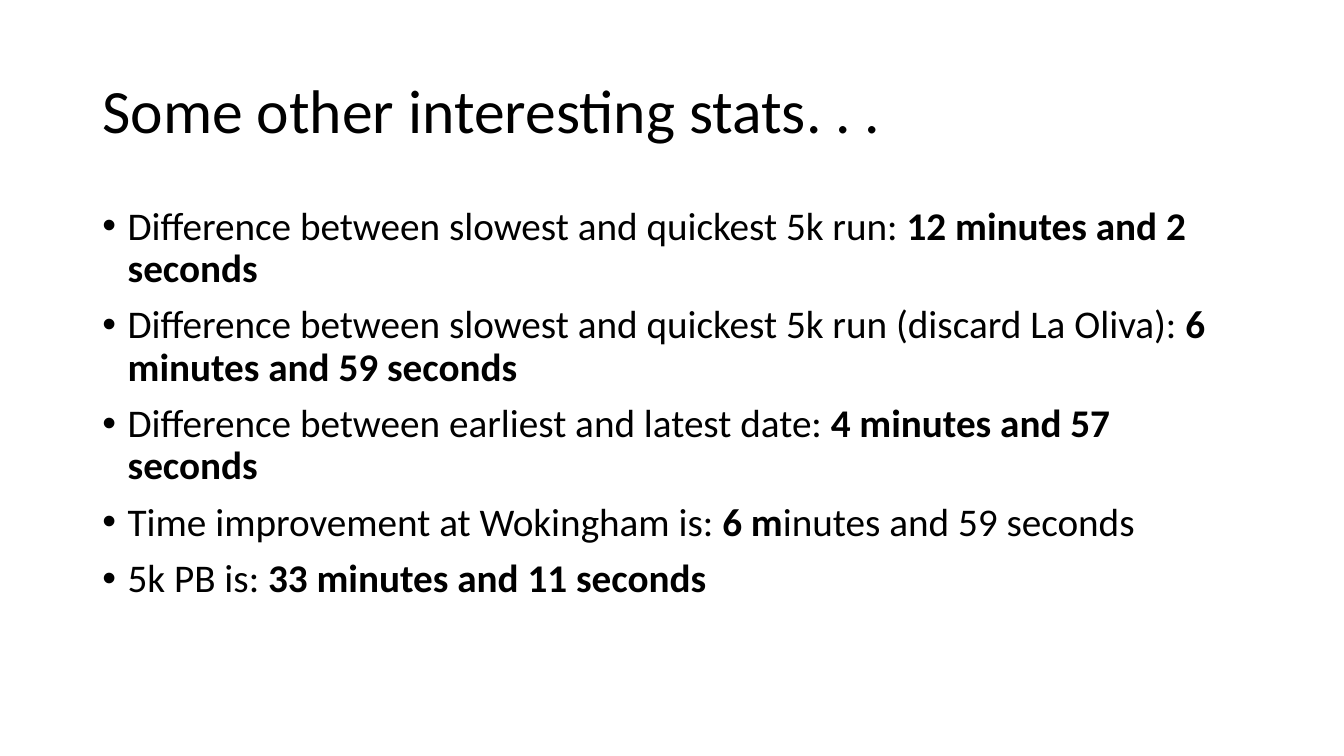
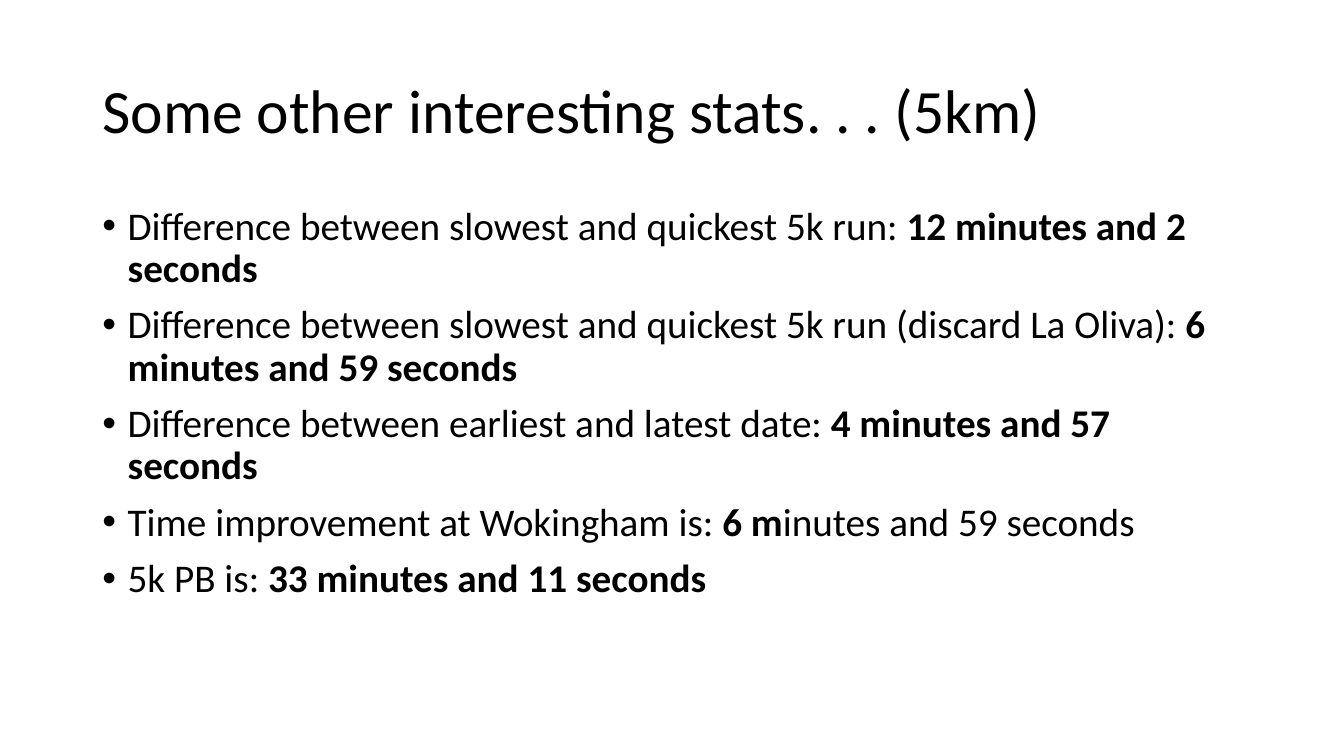
Before and after one commit to EdwinB12/Running, a slide deck: slide 24 of Data_Summary.pptx. Drawn at 1344x756 pixels with LibreOffice and Linux fonts; fonts in the diff are those of the drawing. Boxes give left, top, right and bottom in pixels: in the first picture for what was removed or moved away, otherwise in the second. Text is boxed around its words. In the diff, an @@ line names an element or a change of style, - is before the commit and + after.

Commit message:
Add final summary slide
Add final summary slide with final stats on.

```diff
--- a/Data_Summary.pptx
+++ b/Data_Summary.pptx
@@ title at (102, 88, 1040, 144): text changed @@
-Some other interesting stats. . .
+Some other interesting stats. . . (5km)
```
Also in this commit, not shown: 1 other slide changed, 1 slide added.
